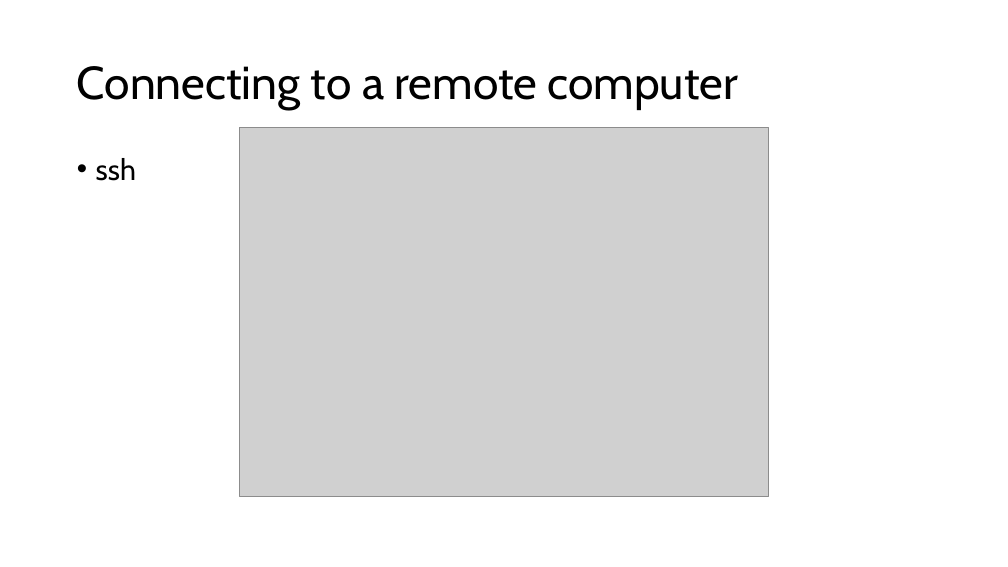
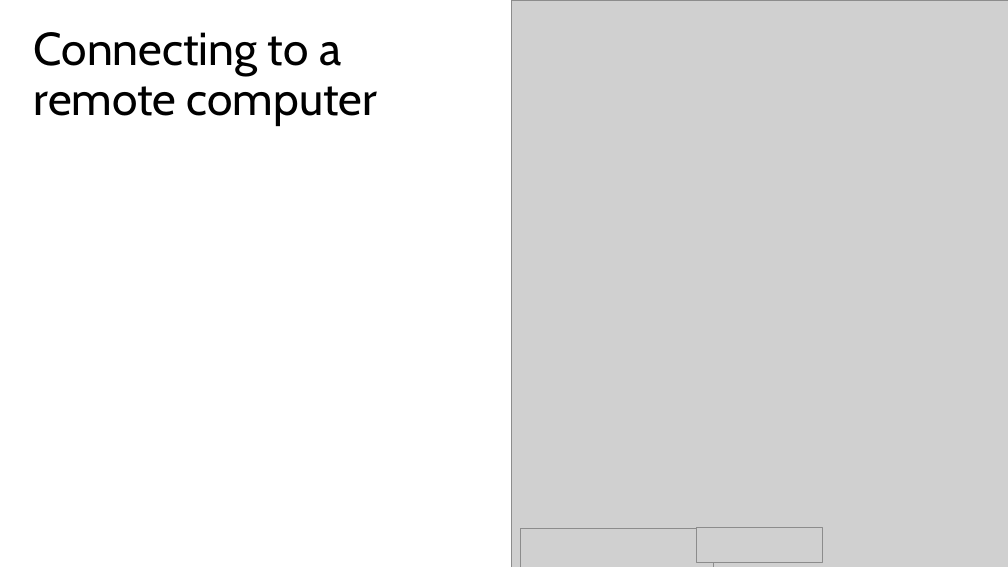
Before and after one commit to harvardinformatics/short-trainings, a slide deck: slide 53 of cmd-line-101/filesystems.pptx (slide 50 before the commit). Drawn at 1008x567 pixels with LibreOffice and Linux fonts; fonts in the diff are those of the drawing; grey boxes stand for pictures. Boxes give left, top, right and bottom in pixels: in the first picture for what was removed or moved away, otherwise in the second. Text is boxed around its words. In the diff, an @@ line names an element or a change of style, - is before the commit and + after.

```diff
--- a/cmd-line-101/filesystems.pptx
+++ b/cmd-line-101/filesystems.pptx
@@ title "Connecting to a remote computer" rewrapped from (77,66,738,110) to (34,32,377,126) @@
@@ picture added at (511,0,1008,567) @@
@@ picture removed at (240,128,769,497) @@
@@ text removed at (96,158,136,181) @@
-• ssh
@@ picture added at (521,529,714,567) @@
@@ picture added at (696,527,823,563) @@
```
Also in this commit, not shown: 9 other slides changed, 9 slides added, 6 slides removed.
